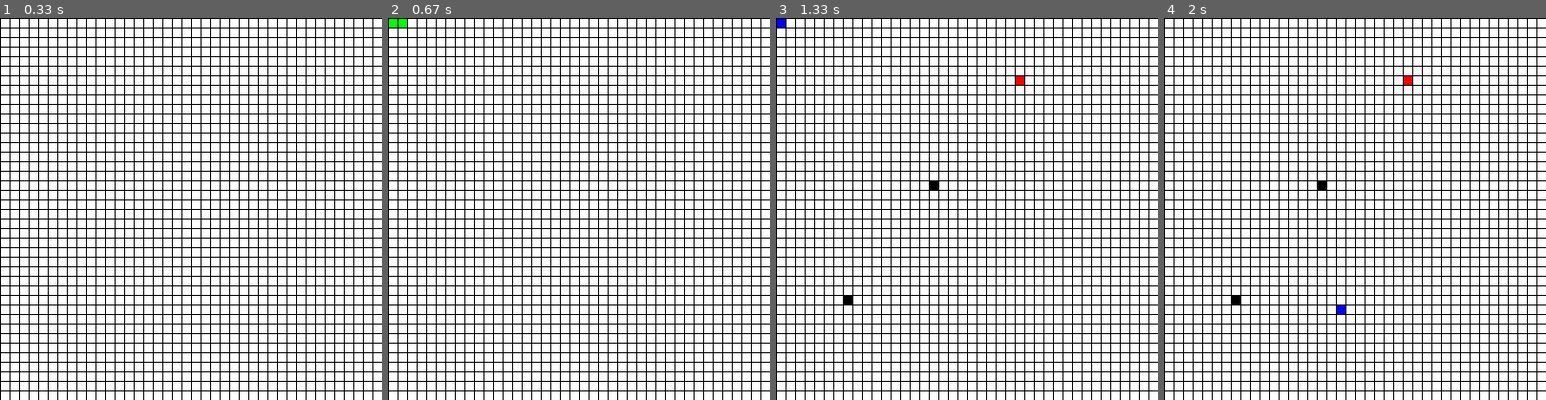
Above: before the commit, frames 1-4 (left to right).
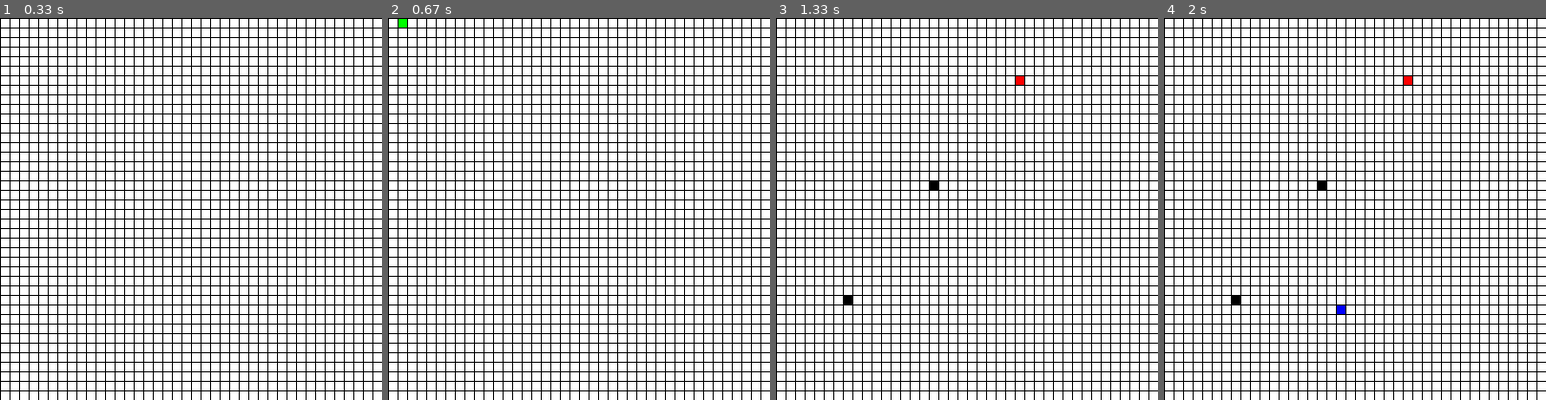
Above: after the commit, the same moments.

Repository: Stalminator/Bfs_sp
Game: pygame game, started from main.py
The game is run twice, just before and just after one commit, with the same random seed, the same clock (stepped at 60 frames per second) and the same inputs.
Inputs (mouse positions are in pixels of both pictures, inside the frame that each line leads up to):
- Up to frame 1 (0.33 s): no input
- Up to frame 2 (0.67 s): tap 0 at 0.33 s
- Up to frame 3 (1.33 s): press the mouse at (848, 300) at 0.7 s; move the mouse to (936, 186) at 0.8 s; release the mouse at (1020, 75) at 0.93 s; hold 1 from 1 s (still down); hold W from 1 s (still down)
- Up to frame 4 (2 s): release 1 at 1.47 s; release W at 1.47 s; right-click (1217, 197) at 1.55 s; hold W from 1.83 s (still down); click (1335, 308) at 1.92 s; tap 2 at 1.98 s

Frame 1 is identical in both runs. In frame 2, less than 0.1% of the frame differs, in the area x 0-3%, y 0-3%; in frame 3, less than 0.1%; in frame 4, nothing differs.

Commit message:
implementing new ideas and refactorization

Diff:
--- a/bfs.py
+++ b/bfs.py
@@ -21,14 +21,6 @@
             if i - 1 >= 0: graph[nodes[i][j]].append(nodes[i-1][j])
             if i + 1 < size: graph[nodes[i][j]].append(nodes[i+1][j])
 
-    '''
-    for i in nodes:
-        for j in i:
-            print(j,end=' ')
-        print()
-    '''
-    #for i,j in graph.items():
-    #    print(i,j)
     return graph,nodes_pos,nodes
 
 def bfs_path(graph,start,end):
@@ -47,21 +39,10 @@
                     return path
         explored.append(node)
 
-#c,nodes_pos,nodes = create_graph(40)
-#w = bfs_path(c,1,399)
-
-a,b,c = create_graph(40)
-print(a)
-
-##del a[2]
-##w = []
-##for i in a.values():
-  ##  if 2 in i:
-    ##    i.remove(2)
-
-##path = bfs_path(a,1,15)
-##print(path)
-##for i in path:
-  ##  w.append((b[i][1]*10,b[i][0]*10))
-#print(a)
-print(b)
+def graph_update(rects_list,graph,nodes):
+    for i in rects_list:
+        if nodes[i[1]//10][i[0]//10] in graph:
+            del graph[nodes[i[1]//10][i[0]//10]]
+        for j in graph.values():
+            if nodes[i[1]//10][i[0]//10] in j:
+                j.remove(nodes[i[1]//10][i[0]//10])
--- a/main.py
+++ b/main.py
@@ -19,17 +19,17 @@
 
 game = True
 
-l = []
-w = []
+black_rects = []
+s_path = []
 
 start = (0, 0)
 end = (0, 0)
 
+graph,nodes_pos,nodes = bfs.create_graph(rect_number)
 
 # calculatin rigth x and y for single rect draw
 def rect_pos(x_y):
     return (rect_size * (x_y[0] // rect_size), rect_size * (x_y[1] // rect_size))
-
 
 while game:
     win.fill(WHITE)
@@ -40,54 +40,32 @@
         if event.type == pygame.QUIT:
             game = False
 
-        if pygame.mouse.get_pressed()[0]:
-            if rect_pos(mouse_pos) not in l:
-                l.append(rect_pos(mouse_pos))
-        if pygame.mouse.get_pressed()[2]:
-            if rect_pos(mouse_pos) in l:
-                l.remove(rect_pos(mouse_pos))
+        pf.mouse_buttons(mouse_pos, rect_pos, black_rects)
 
         if event.type == pygame.KEYDOWN:
             if event.key == pygame.K_0:
-                w.clear()
-                path = bfs.bfs_path(bfs.a, bfs.c[start[1]//10][start[0]//10], bfs.c[end[1]//10][end[0]//10])
+
+                s_path.clear()
+
+                path = bfs.bfs_path(graph, nodes[start[1]//10][start[0]//10], nodes[end[1]//10][end[0]//10])
 
                 for i in path:
-                    w.append((bfs.b[i][1] * 10, bfs.b[i][0] * 10))
+                    s_path.append((nodes_pos[i][1] * 10, nodes_pos[i][0] * 10))
+                s_path = s_path[1:-1]
             if event.key == pygame.K_w:
-                w.clear()
+                s_path.clear()
             if event.key == pygame.K_1:
                 start = rect_pos(mouse_pos)
             if event.key == pygame.K_2:
                 end = rect_pos(mouse_pos)
             if event.key == pygame.K_s:
-                print(start, end)
-            #if event.key == pygame.K_c:
-                #bfs.bfs_path
+                s_path.clear()
 
-    for i in range(0, edge, rect_size):
-        pygame.draw.line(win, BLACK, (0, i), (edge, i))
-        pygame.draw.line(win, BLACK, (i, 0), (i, edge))
+    pf.draw_lines(win, BLACK, edge, rect_size)
+    pf.draw_rect(win, GREEN, rect_size, s_path)
+    pf.draw_rect(win, BLACK, rect_size, black_rects)
+    pf.draw_start_end(start,end,RED,BLUE,rect_size,win)
 
-    # time.sleep(0.4)
-
-    for i in l:
-        pf.draw_rect(win, BLACK, i, rect_size)
-
-    if start != (0, 0):
-        pf.draw_rect(win, RED, start, rect_size)
-    if start != (0, 0):
-        pf.draw_rect(win, BLUE, end, rect_size)
-
-    for i in l:
-        if bfs.c[i[1]//10][i[0]//10] in bfs.a:
-            del bfs.a[bfs.c[i[1]//10][i[0]//10]]
-        for j in bfs.a.values():
-            if bfs.c[i[1]//10][i[0]//10] in j:
-                j.remove(bfs.c[i[1]//10][i[0]//10])
-
-
-    for i in w:
-        pf.draw_rect(win, GREEN, (i[0],i[1]), rect_size)
+    bfs.graph_update(black_rects, graph, nodes)
 
     pygame.display.update()
--- a/pygame_functions.py
+++ b/pygame_functions.py
@@ -1,5 +1,24 @@
 import pygame
 
-def draw_rect(win,COLOR,x_y,rect_size):
-    pygame.draw.rect(win, COLOR, (
-        x_y[0] + 1, x_y[1] + 1, rect_size - 1, rect_size - 1))
+def draw_rect(win,COLOR,rect_size,rects_list):
+    for i in rects_list:
+        pygame.draw.rect(win, COLOR, (i[0] + 1, i[1] + 1, rect_size - 1, rect_size - 1))
+
+def draw_lines(win, COLOR, edge, rect_size):
+    for i in range(0, edge, rect_size):
+        pygame.draw.line(win, COLOR, (0, i), (edge, i))
+        pygame.draw.line(win, COLOR, (i, 0), (i, edge))
+
+def mouse_buttons(mouse_pos,rect_pos,black_rects):
+    if pygame.mouse.get_pressed()[0]:
+        if rect_pos(mouse_pos) not in black_rects:
+            black_rects.append(rect_pos(mouse_pos))
+    if pygame.mouse.get_pressed()[2]:
+        if rect_pos(mouse_pos) in black_rects:
+            black_rects.remove(rect_pos(mouse_pos))
+
+def draw_start_end(start,end,RED,BLUE,rect_size,win):
+    if start != (0, 0):
+        pygame.draw.rect(win, RED, (start[0] + 1, start[1] + 1, rect_size - 1, rect_size - 1))
+    if end != (0, 0):
+        pygame.draw.rect(win, BLUE, (end[0] + 1, end[1] + 1, rect_size - 1, rect_size - 1))
